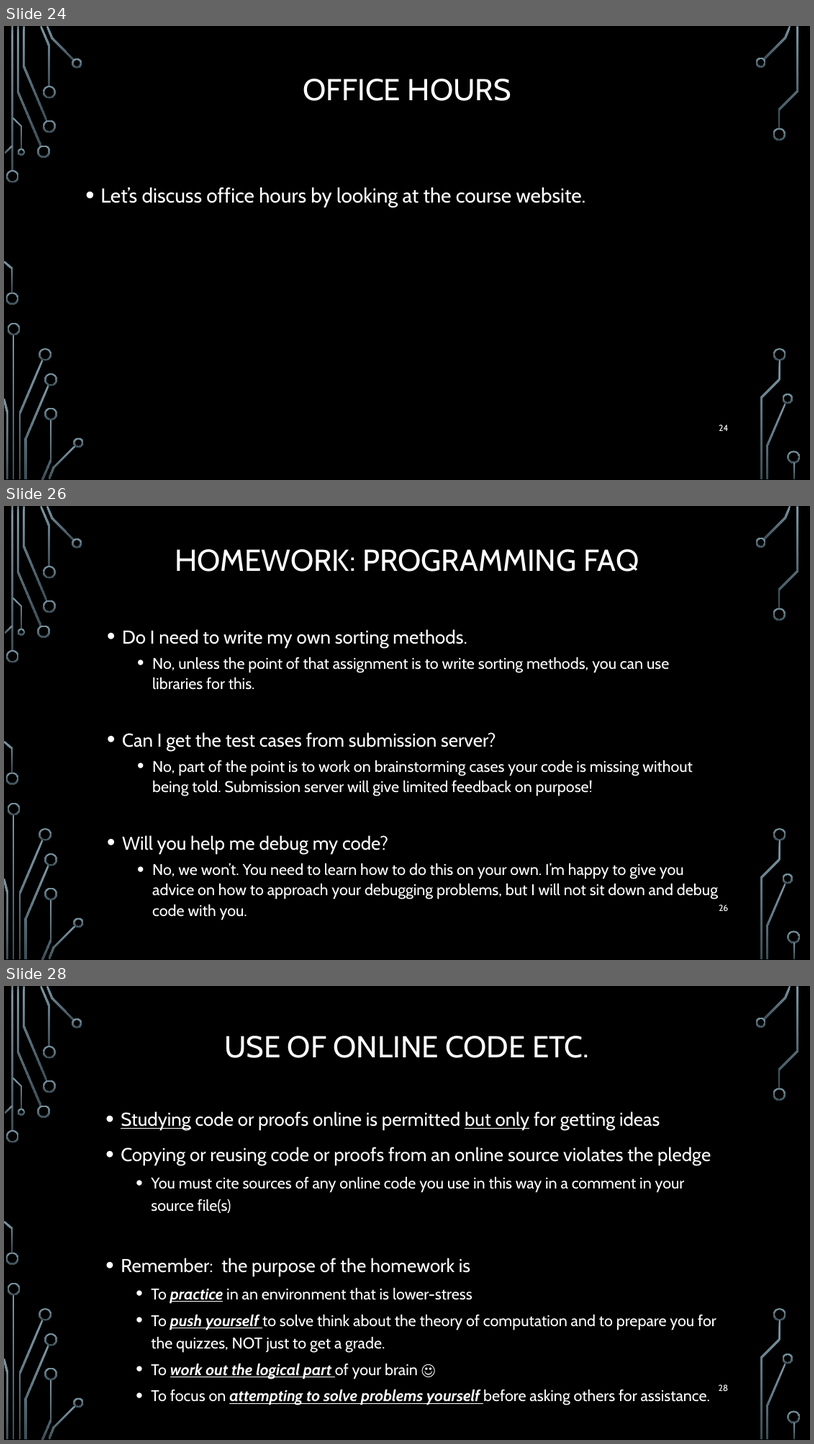
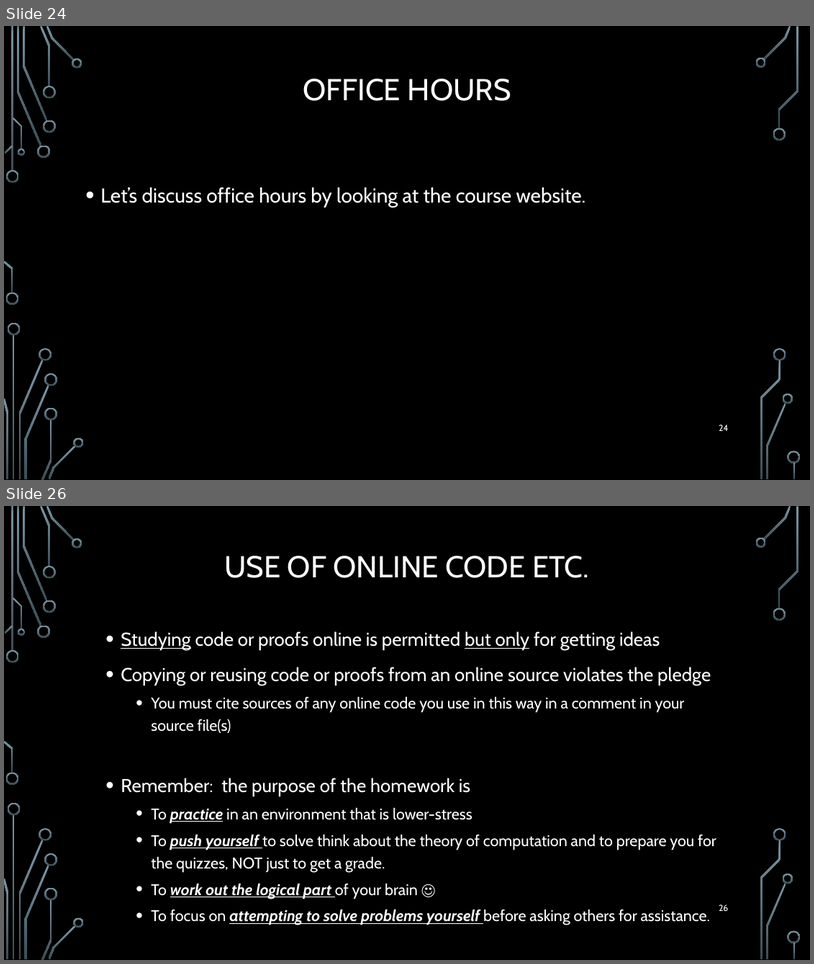
Before and after one commit to markfloryan/dmt2, a slide deck: slides/00-CourseIntroduction.pptx. Shown one above the other, each under a label of ours: slides 24, 26 and 28 before the commit, slides 24 and 26 after it; the slides between them are not shown. The pictures are 814x1444 and 814x964 pixels, drawn with LibreOffice and Linux fonts; fonts in the diff are those of the drawing; background and template pictures are left out. Boxes give left, top, right and bottom in pixels: in the first picture for what was removed or moved away, otherwise in the second. Text is boxed around its words. In the diff, an @@ line names an element or a change of style, - is before the commit and + after.

```diff
--- a/slides/00-CourseIntroduction.pptx
+++ b/slides/00-CourseIntroduction.pptx
@@ slide 26 removed at bbox=[4, 506, 810, 960], background picture (left out); not listed: 36 template elements that a slide beside it also shows @@
@@ title removed at bbox=[175, 549, 639, 572] @@
-HOMEWORK: PROGRAMMING FAQ
@@ text removed at bbox=[122, 629, 718, 919] @@
-• Do I need to write my own sorting methods.
-  • No, unless the point of that assignment is to write sorting methods, you can use libraries for this.
-• Can I get the test cases from submission server?
-  • No, part of the point is to work on brainstorming cases your code is missing without being told. Submission server will give limited feedback on purpose!
-• Will you help me debug my code?
-  • No, we won’t. You need to learn how to do this on your own. I’m happy to give you advice on how to approach your debugging problems, but I will not sit down and debug code with you.
@@ page number removed at bbox=[719, 904, 728, 911] @@
-26
@@ what was slide 28 is now slide 26 @@
@@ page number at bbox=[719, 904, 728, 911]: text changed @@
-28
+26
```
Also in this commit, not shown: 3 slides changed, 1 slide added, 1 other slide removed, 8 other files.
